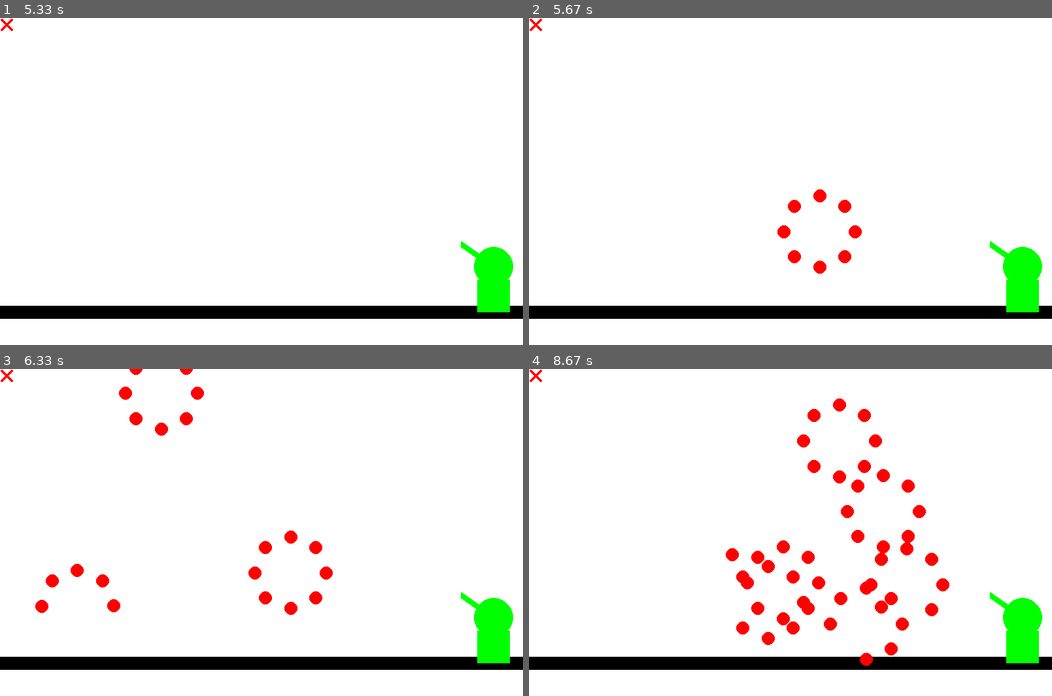
Above: before the commit, frames 1-4 (two rows, left to right).
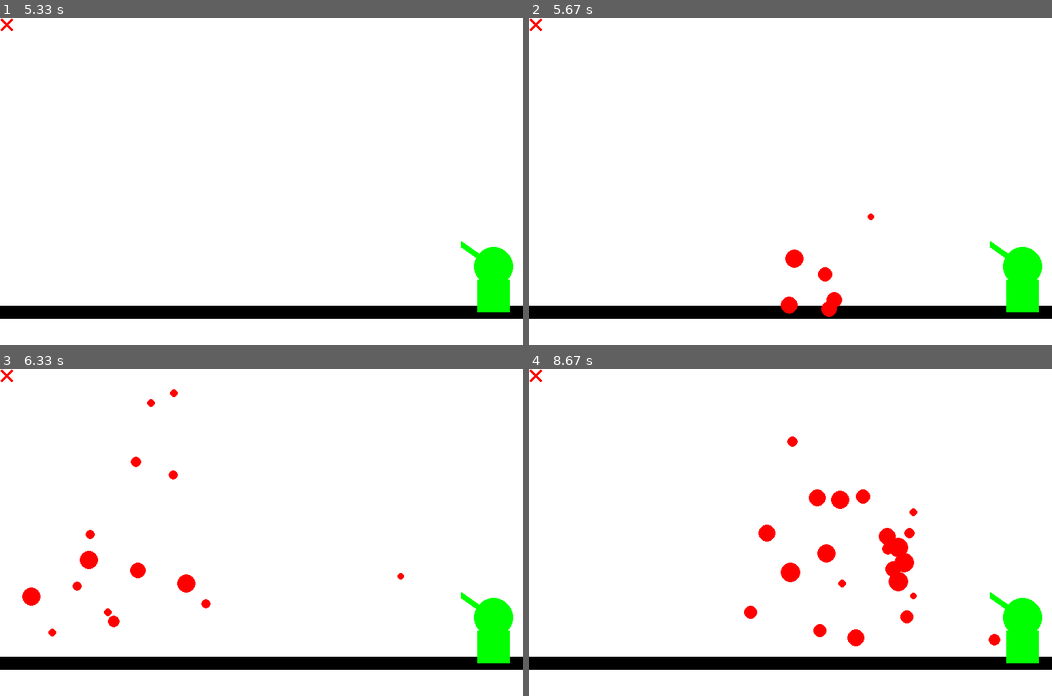
Above: after the commit, the same moments.

Repository: BapL49/projet-1---feu-d-artifices
Game: pygame game, started from main.py
The game is run twice, just before and just after one commit, with the same random seed, the same clock (stepped at 60 frames per second) and the same inputs.
Inputs (mouse positions are in pixels of both pictures, inside the frame that each line leads up to):
- Up to frame 1 (5.33 s): no input
- Up to frame 2 (5.67 s): press the mouse at (821, 273) at 5.37 s; move the mouse to (743, 184) at 5.47 s; release the mouse at (664, 96) at 5.6 s
- Up to frame 3 (6.33 s): click (162, 454) at 5.72 s; click (78, 646) at 6.05 s
- Up to frame 4 (8.67 s): click (617, 463) at 6.38 s; click (769, 421) at 6.72 s; click (863, 552) at 7.05 s; click (785, 588) at 7.38 s; click (905, 633) at 7.72 s; click (837, 503) at 8.05 s; click (884, 552) at 8.38 s

Frame 1 is identical in both runs. In frame 2, 1.0% of the frame differs, in the area x 47-66%, y 52-92%; in frame 3, 2.4%; in frame 4, 5.1%, in the area x 37-91%, y 9-91%.

Commit message:
ajustemetn de la vitesse et de la direction des divisions

Diff:
--- a/Division.py
+++ b/Division.py
@@ -1,18 +1,19 @@
 import pygame
-
+from random import randint
 
 
 class Division:
     def __init__(self, positionX, positionY):
         self.positionX = positionX
         self.positionY = positionY
-        self.vitesse = -10 # vitesse initiale vers le haut
-        self.gravity = 0.5
-        # self.direction = direction
+        self.vitesse = randint(-10, 5) # vitesse initiale valeur négative -> déplacement vers le haut
+        self.accélération = 0.5
+        self.direction = randint(-5, 5) # direction x de la division
         self.couleur = (255, 0, 0)
-        self.circle_radius = 10
+        self.circle_radius = randint(5, 15)
 
 
     def move(self):
-        self.vitesse += self.gravity
+        self.vitesse += self.accélération
         self.positionY += self.vitesse
+        self.positionX += self.direction
--- a/main.py
+++ b/main.py
@@ -36,7 +36,7 @@
 
     #Création de l'image de départ
     fenetre_rect = fenetre.get_rect()
-    image = pygame.image.load("projet-1---feu-d-artifices/image/Icone.jpg")
+    image = pygame.image.load("image/Icone.jpg")
     image_rect = image.get_rect()
     image_rect.center = fenetre_rect.center
     image = pygame.transform.scale(image, (fenetre_rect.width, fenetre_rect.height))
@@ -59,7 +59,7 @@
                 pygame.quit()
 
     #bouton pour fermer le jeu
-    quit_surface=pygame.image.load("projet-1---feu-d-artifices/image/redx.png")
+    quit_surface=pygame.image.load("image/redx.png")
     quit_surface=pygame.transform.scale(quit_surface,(20,20))
     quit_rect = quit_surface.get_rect()
 
